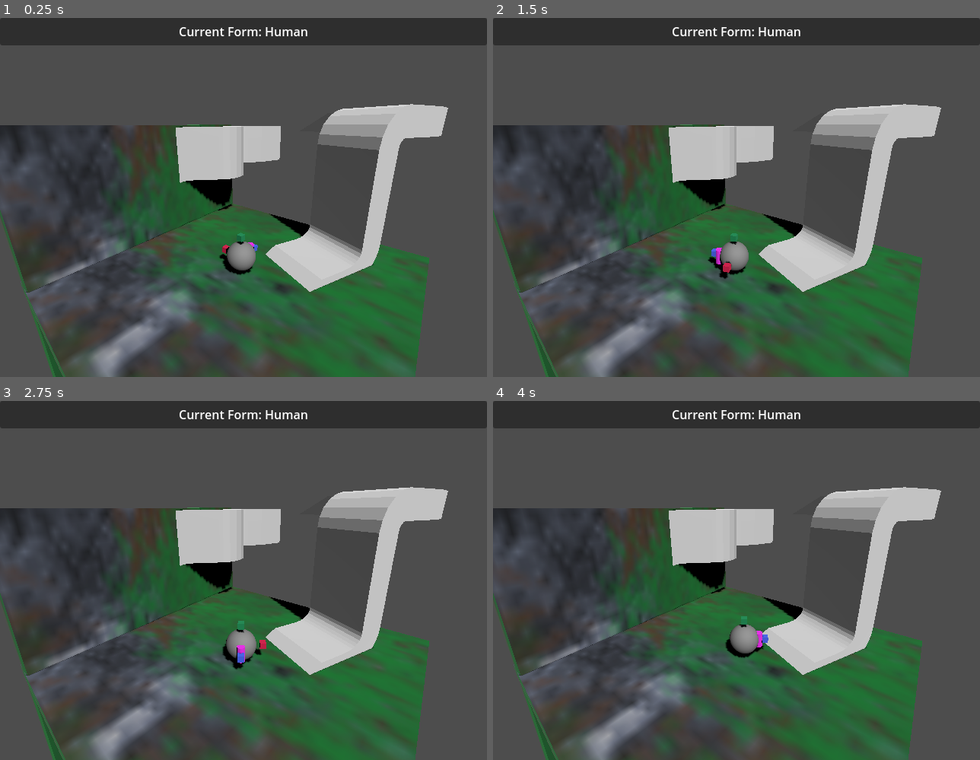
Above: before the commit, frames 1-4 (two rows, left to right).
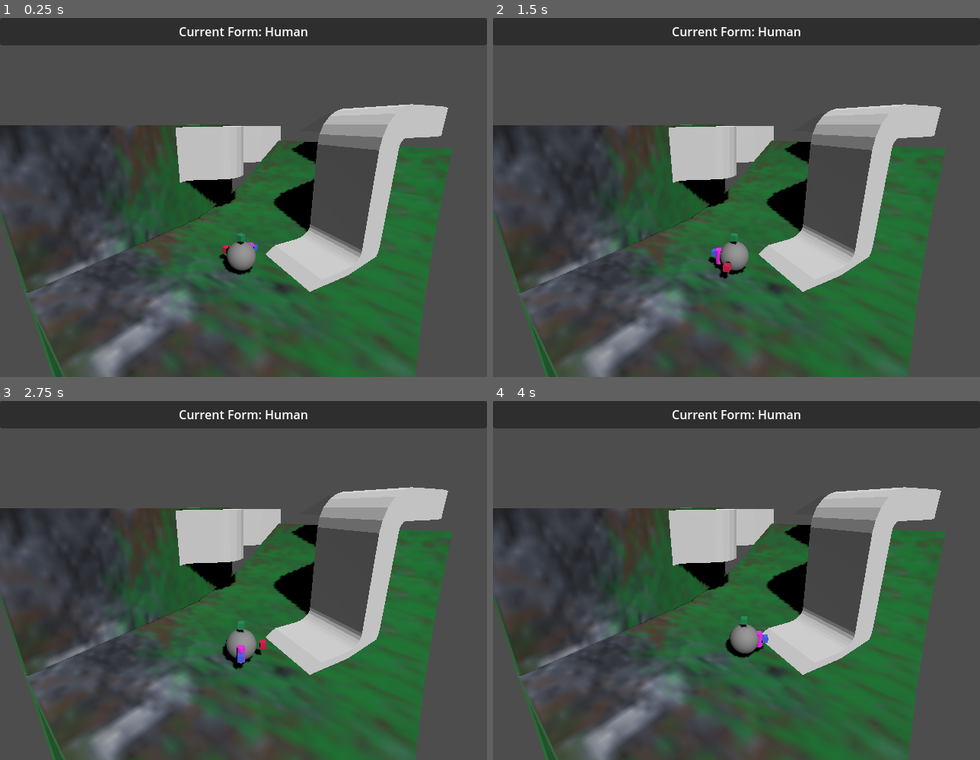
Above: after the commit, the same moments.

Repository: LettucePie/druid
Game: Godot game, scene res://playscenes/play_0.tscn
The game is run twice, just before and just after one commit, with the same random seed, the same clock (stepped at 60 frames per second) and the same inputs.
Inputs:
- Up to frame 1 (0.25 s): no input
- Up to frame 2 (1.5 s): tap Enter at 0.5 s; hold Right (ui_right) 0.53-1.28 s; tap D (stick_l_x+) at 0.6 s; tap Space at 1.25 s; hold Down (ui_down) from 1.28 s (still down); tap A (stick_l_x-) at 1.35 s
- Up to frame 3 (2.75 s): tap Enter at 2 s; release Down (ui_down) at 2.03 s; hold Right (ui_right) from 2.03 s (still down); tap S (stick_l_y+) at 2.1 s
- Up to frame 4 (4 s): tap Space at 2.75 s; release Right (ui_right) at 2.78 s; hold Up (ui_up) 2.78-3.53 s; tap W (stick_l_y-) at 2.85 s; tap Enter at 3.5 s; hold Left (ui_left) from 3.53 s (still down); tap D (stick_l_x+) at 3.6 s

The runs differ from the first frame. In frame 1, 6.2% of the frame differs, in the area x 40-93%, y 34-80%; in frame 2, 6.2%; in frame 3, 6.2%; in frame 4, 6.2%.

Commit message:
set up angle limits for Human and Spider

Diff:
--- a/core/player.gd
+++ b/core/player.gd
@@ -14,6 +14,7 @@
 var current_cam : Camera3D
 @onready var edge_ray : RayCast3D = $swivel_ring/edge_ray
 var gravity = ProjectSettings.get_setting("physics/3d/default_gravity")
+var climb_angle : float = 0.3
 
 
 ## Druid Variables
@@ -34,7 +35,23 @@
 func set_form_to(form : Form):
 	if available_forms.has(form):
 		current_form = form
+	set_form_variables(form)
 	emit_signal("report_current_form", form_as_string(form))
+
+
+func set_form_variables(form : Form):
+	if form == Form.HUMAN:
+		motion_mode = 0
+		climb_angle = 0.45
+		floor_max_angle = climb_angle
+	if form == Form.SPIDER:
+		motion_mode = 0
+		climb_angle = PI + (PI / 2)
+		floor_max_angle = climb_angle
+	if form == Form.RAT:
+		pass
+	if form == Form.WOLF:
+		pass
 
 
 func form_as_string(form : Form) -> String:
@@ -58,6 +75,7 @@
 	set_up_direction(up)
 	$magnet_ray.target_position = up * -1.0
 	print("Update Up Direction ", get_up_direction())
+	print("Angle from Vec3UP : ", Vector3.UP.angle_to(get_up_direction()))
 
 
 func turn_swivel_ring(target : Vector3):
@@ -72,20 +90,22 @@
 
 func _physics_process(delta):
 	current_cam = get_viewport().get_camera_3d()
+
+	## Climbing / Steepness
 	var col = get_last_slide_collision()
 	if col != null:
 		if col.get_normal() != get_up_direction():
-			update_up(col.get_normal())
+			if Vector3.UP.angle_to(col.get_normal()) < climb_angle:
+				update_up(col.get_normal())
+
 	var input_h = Input.get_axis("stick_l_x-", "stick_l_x+")
 	var input_v = Input.get_axis("stick_l_y-", "stick_l_y+")
 	var input_vec : Vector3 = Vector3(input_h, 0, input_v).limit_length(1.0)
 	var direction = input_vec.rotated(Vector3.UP, current_cam.global_rotation.y)
 	var floor_angle : float = Vector3.UP.angle_to(get_up_direction())
-	if floor_angle > (PI / 6):
-		direction = direction.rotated(
-			Vector3.UP.cross(get_up_direction()).normalized(),
-			floor_angle
-		)
+	direction = direction.rotated(
+		Vector3.UP.cross(get_up_direction()).normalized(),
+		floor_angle)
 
 	## Turn the Swivel Ring to match the input direction.
 	## Swivel ring is used to help align the players input with
@@ -94,7 +114,7 @@
 
 	## Check if moving at all before bothering with edge_ray
 	var blended_normal : Vector3 = get_up_direction()
-	if direction.length_squared() > 0.0:
+	if current_form == Form.SPIDER and direction.length_squared() > 0.0:
 		## Move Edge Ray further when full sprinting and closer when creeping
 		## adds realism to the accuracy of the edge_detection
 		edge_ray.position.z = lerp(0.0, -0.5, direction.length_squared() / 1.0)
--- a/stages/stage_0.tscn
+++ b/stages/stage_0.tscn
@@ -32,6 +32,36 @@
 material_override = SubResource("StandardMaterial3D_5cjng")
 mesh = SubResource("BoxMesh_oup2k")
 
+[node name="floor2" type="StaticBody3D" parent="."]
+transform = Transform3D(1, 0, 0, 0, 0.97555, -0.219778, 0, 0.219778, 0.97555, 0, 0, -1.95003)
+
+[node name="CollisionShape3D" type="CollisionShape3D" parent="floor2"]
+shape = SubResource("BoxShape3D_321b2")
+
+[node name="MeshInstance3D" type="MeshInstance3D" parent="floor2"]
+material_override = SubResource("StandardMaterial3D_5cjng")
+mesh = SubResource("BoxMesh_oup2k")
+
+[node name="floor3" type="StaticBody3D" parent="."]
+transform = Transform3D(1, 0, 0, 0, 0.901953, -0.431834, 0, 0.431834, 0.901953, 0, 0.301447, -4.42254)
+
+[node name="CollisionShape3D" type="CollisionShape3D" parent="floor3"]
+shape = SubResource("BoxShape3D_321b2")
+
+[node name="MeshInstance3D" type="MeshInstance3D" parent="floor3"]
+material_override = SubResource("StandardMaterial3D_5cjng")
+mesh = SubResource("BoxMesh_oup2k")
+
+[node name="floor4" type="StaticBody3D" parent="."]
+transform = Transform3D(1, 0, 0, 0, 0.784159, -0.620559, 0, 0.620559, 0.784159, 0, 0.614437, -6.02883)
+
+[node name="CollisionShape3D" type="CollisionShape3D" parent="floor4"]
+shape = SubResource("BoxShape3D_321b2")
+
+[node name="MeshInstance3D" type="MeshInstance3D" parent="floor4"]
+material_override = SubResource("StandardMaterial3D_5cjng")
+mesh = SubResource("BoxMesh_oup2k")
+
 [node name="wall" type="StaticBody3D" parent="."]
 transform = Transform3D(-4.37114e-08, 0.996725, 0.08086, -1, -4.35683e-08, -3.5345e-09, 0, -0.08086, 0.996725, -4.75023, 2.07639e-07, 0)
 
